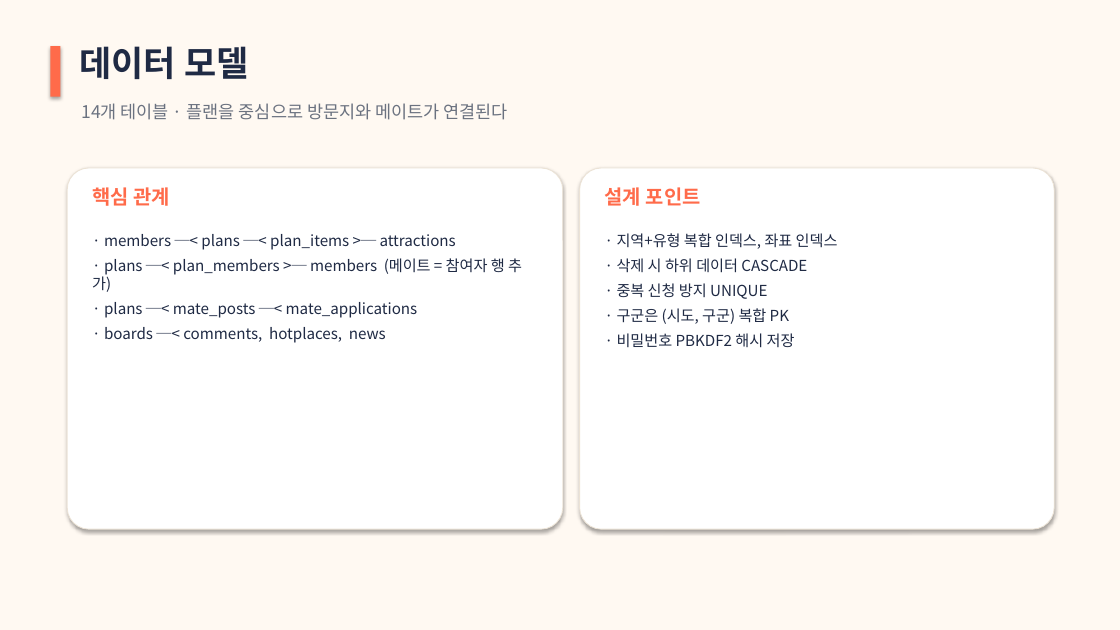
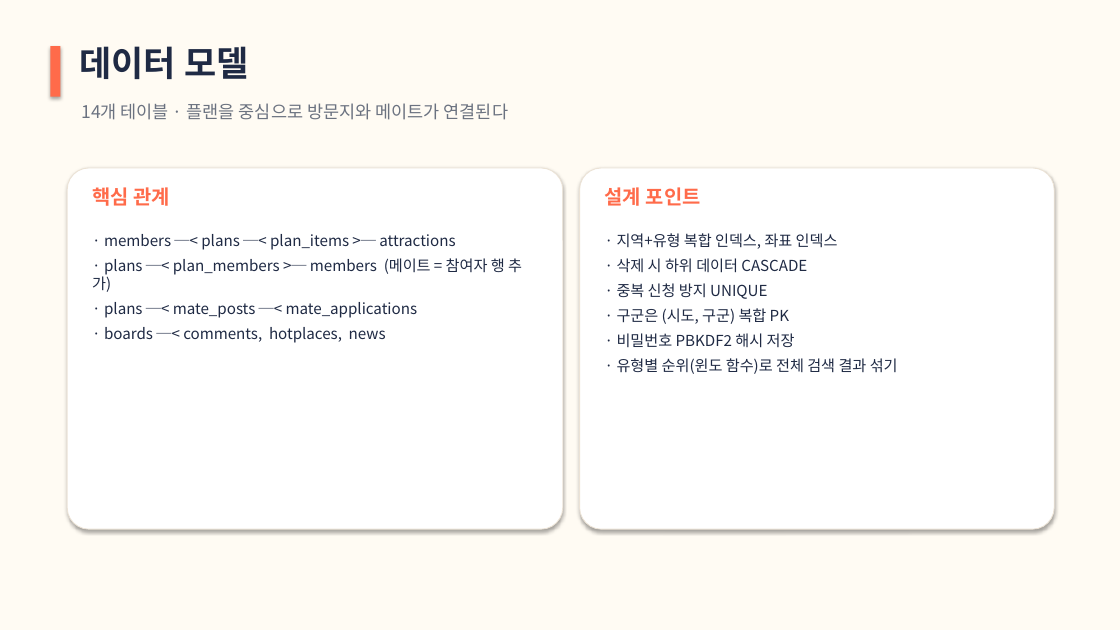
Before and after one commit to 77romin/mapmates, a slide deck: slide 9 of presentation/너랑갈지도_발표.pptx (slide 6 before the commit). Drawn at 1120x630 pixels with LibreOffice and Linux fonts; fonts in the diff are those of the drawing. Boxes give left, top, right and bottom in pixels: in the first picture for what was removed or moved away, otherwise in the second. Text is boxed around its words. In the diff, an @@ line names an element or a change of style, - is before the commit and + after.

```diff
--- a/presentation/너랑갈지도_발표.pptx
+++ b/presentation/너랑갈지도_발표.pptx
@@ background #FFF9F2 to #FFFBF3 @@
@@ text at bbox=[617, 358, 898, 374]: paragraph added @@
+· 유형별 순위(윈도 함수)로 전체 검색 결과 섞기
```
Also in this commit, not shown: 10 other slides changed, 5 slides added, 1 slide removed.
